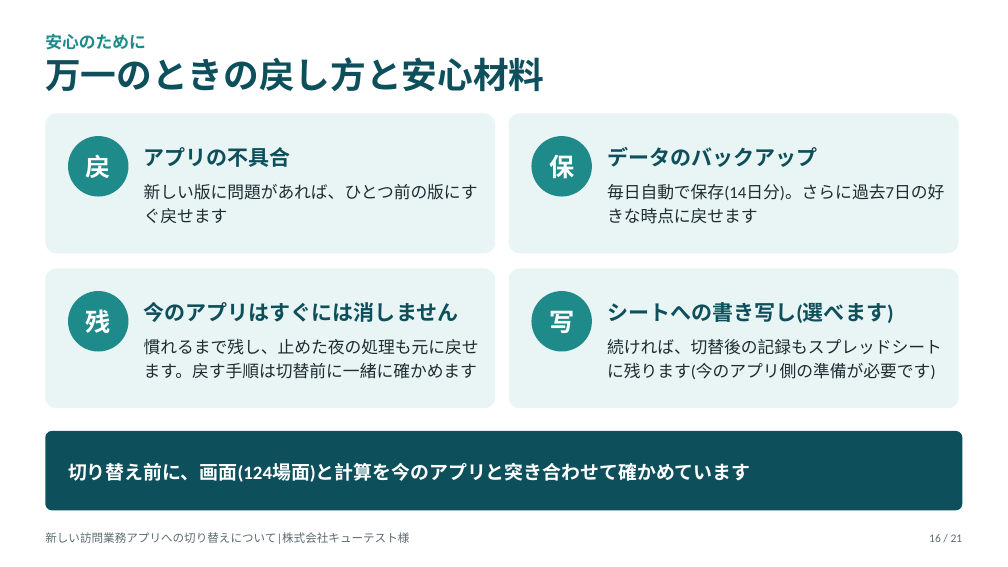
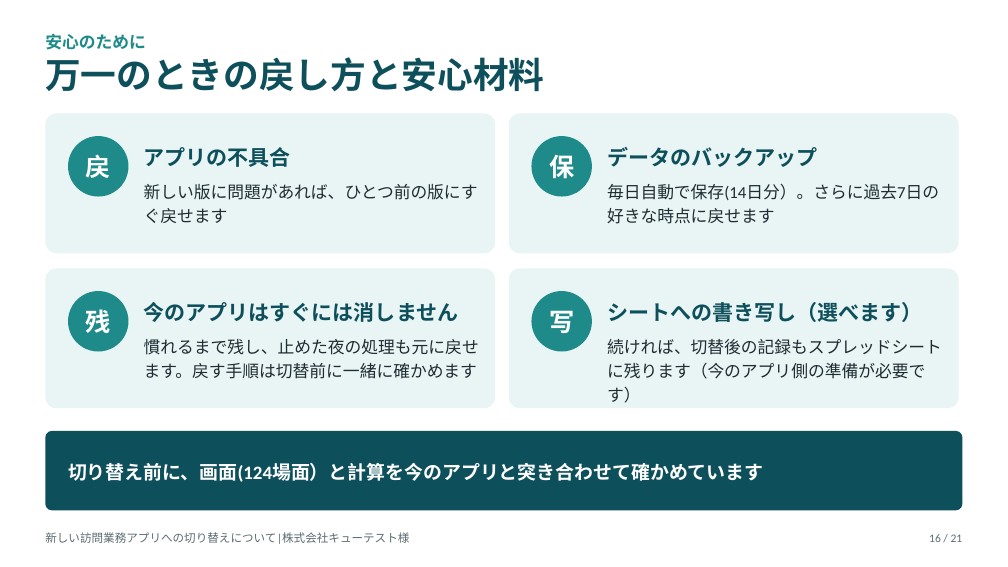
Before and after one commit to katahimo-dev/katahimo-app, a slide deck: slide 16 of doc/partner/新アプリ切替のご説明_キューテスト様.pptx. Drawn at 1008x567 pixels with LibreOffice and Linux fonts; fonts in the diff are those of the drawing. Boxes give left, top, right and bottom in pixels: in the first picture for what was removed or moved away, otherwise in the second. Text is boxed around its words. In the diff, an @@ line names an element or a change of style, - is before the commit and + after.

```diff
--- a/doc/partner/新アプリ切替のご説明_キューテスト様.pptx
+++ b/doc/partner/新アプリ切替のご説明_キューテスト様.pptx
@@ text at bbox=[607, 184, 939, 200]: text changed @@
-毎日自動で保存(14日分)。さらに過去7日の好きな時点に戻せます
+毎日自動で保存(14日分）。さらに過去7日の好きな時点に戻せます
@@ text at bbox=[607, 302, 922, 322]: text changed @@
-シートへの書き写し(選べます)
+シートへの書き写し（選べます）
@@ text at bbox=[607, 339, 942, 403]: text changed @@
-続ければ、切替後の記録もスプレッドシートに残ります(今のアプリ側の準備が必要です)
+続ければ、切替後の記録もスプレッドシートに残ります（今のアプリ側の準備が必要です）
@@ text at bbox=[68, 463, 764, 482]: text changed @@
-切り替え前に、画面(124場面)と計算を今のアプリと突き合わせて確かめています
+切り替え前に、画面(124場面）と計算を今のアプリと突き合わせて確かめています
```
Also in this commit, not shown: 17 other slides changed, 3 other files.
